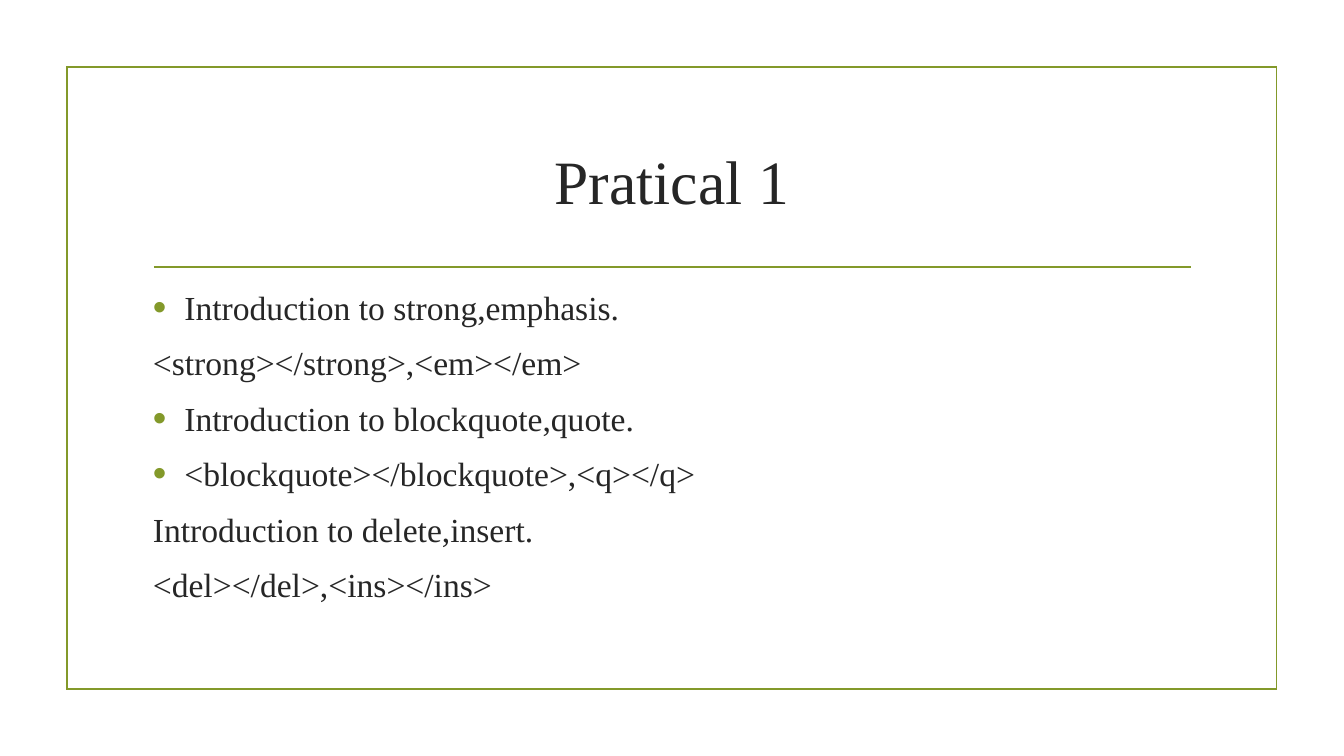
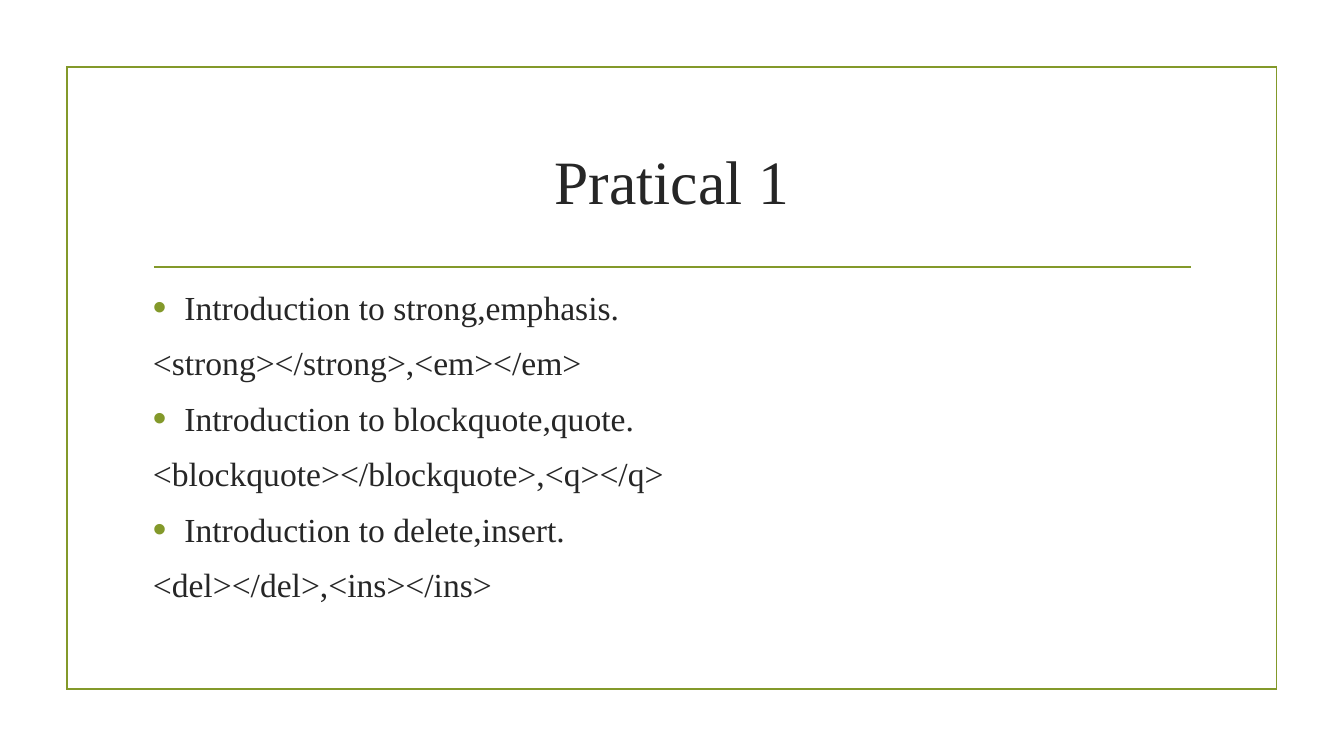
Before and after one commit to sagarshrestha81/FED, a slide deck: slide 14 of HTML.pptx. Drawn at 1344x756 pixels with LibreOffice and Linux fonts; fonts in the diff are those of the drawing; background and template pictures are left out. Boxes give left, top, right and bottom in pixels: in the first picture for what was removed or moved away, otherwise in the second. Text is boxed around its words. In the diff, an @@ line names an element or a change of style, - is before the commit and + after.

```diff
--- a/HTML.pptx
+++ b/HTML.pptx
@@ text at (153, 462, 664, 547): bullet • to none; bullet none to • @@
```
Also in this commit, not shown: 2 other slides changed, 7 slides added, 2 other files.
